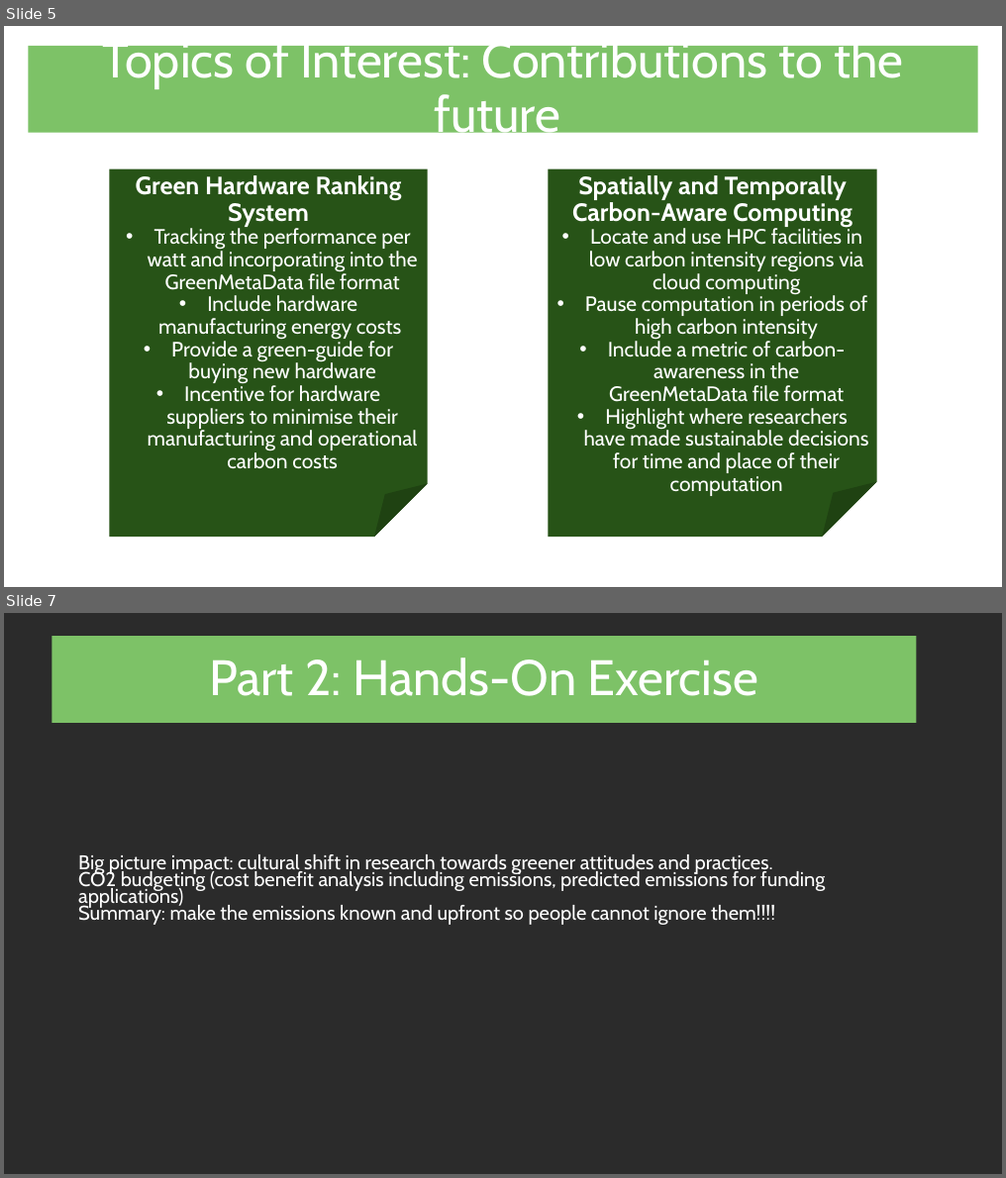
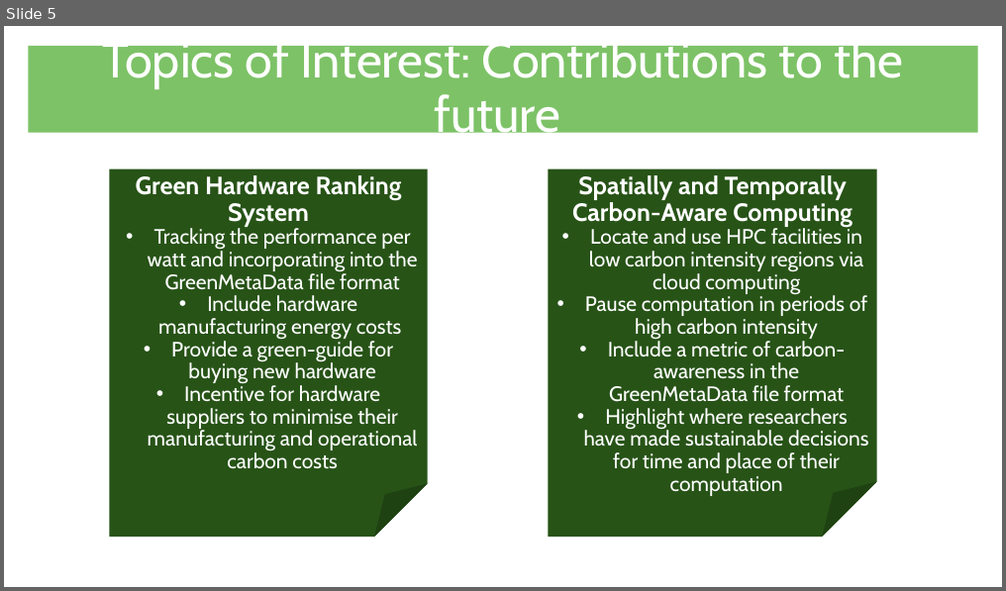
Before and after one commit to rosieschiffmann/GSoC_Neutron_Transport_Energy_Audit, a slide deck: GSoC – GreenMetaData Project.pptx. Shown one above the other, each under a label of ours: slides 5 and 7 before the commit, slide 5 after it; the slides between them are not shown. The pictures are 1006x1178 and 1006x591 pixels, drawn with LibreOffice and Linux fonts; fonts in the diff are those of the drawing; background and template pictures are left out; a plain dark background stands for a picture behind light text. Boxes give left, top, right and bottom in pixels: in the first picture for what was removed or moved away, otherwise in the second. Text is boxed around its words. In the diff, an @@ line names an element or a change of style, - is before the commit and + after.

Commit message:
part 2 of presentation added, wiht results from hands on exercise

```diff
--- a/GSoC – GreenMetaData Project.pptx
+++ b/GSoC – GreenMetaData Project.pptx
@@ slide 7 removed at (x1=4, y1=613, x2=1002, y2=1174), background picture (left out) @@
@@ title removed at (x1=52, y1=636, x2=917, y2=723) @@
-Part 2: Hands-On Exercise
@@ text removed at (x1=78, y1=855, x2=825, y2=925) @@
-Big picture impact: cultural shift in research towards greener attitudes and practices.
-CO2 budgeting (cost benefit analysis including emissions, predicted emissions for funding applications)
-Summary: make the emissions known and upfront so people cannot ignore them!!!!
```
Also in this commit, not shown: 4 slides added, 1 other slide removed.
